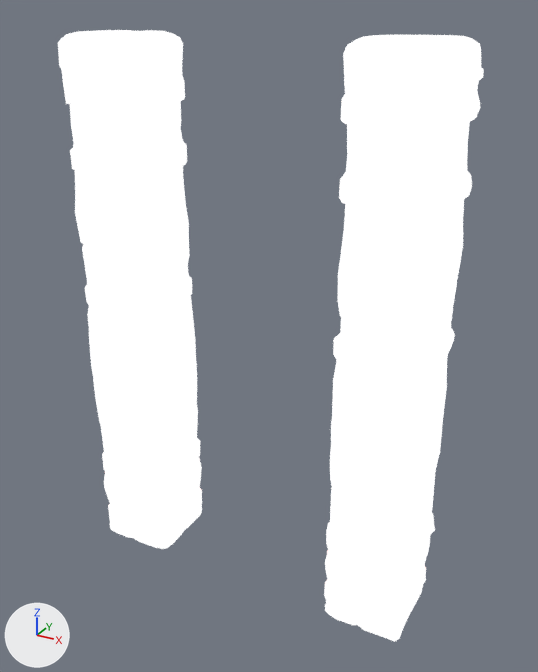
Two versions of the glTF model hellforge/assets/kit/modules/kit-pillar.glb, one commit apart.
One viewpoint serves both versions: a 50 mm lens placed at (1.15, -2.0, 1.01), pointed at (0.04, 0.02, 0.0). Arrows for +X, +Y and +Z are at lower left; the lights stay in place. The older version comes first.

Script lines for the objects in view, before the commit:
```python
mat_material_0 = bpy.data.materials.new('Material_0')
mat_material_0.use_nodes = True; mat_material_0.node_tree.nodes.clear()
_N = mat_material_0.node_tree.nodes; _L = mat_material_0.node_tree.links
n0 = _N.new('ShaderNodeBsdfPrincipled'); n0.name = 'Principled BSDF'
n0.inputs[28].default_value = 1.0  # 'Emission Strength'
n1 = _N.new('ShaderNodeOutputMaterial'); n1.name = 'Material Output'
n2 = _N.new('ShaderNodeTexImage'); n2.name = 'Image Texture'
n2.image = img_image_0
n3 = _N.new('ShaderNodeSeparateColor'); n3.name = 'Separate Color'
n4 = _N.new('ShaderNodeTexImage'); n4.name = 'Image Texture.001'
n4.image = img_image_1
n5 = _N.new('ShaderNodeNormalMap'); n5.name = 'Normal Map'
n5.uv_map = 'UVMap'
n6 = _N.new('ShaderNodeTexImage'); n6.name = 'Image Texture.002'
n6.image = img_image_2
_L.new(n0.outputs[0], n1.inputs[0])  # 'BSDF' to 'Surface'
_L.new(n2.outputs[0], n0.inputs[0])  # 'Color' to 'Base Color'
_L.new(n3.outputs[2], n0.inputs[1])  # 'Blue' to 'Metallic'
_L.new(n3.outputs[1], n0.inputs[2])  # 'Green' to 'Roughness'
_L.new(n4.outputs[0], n3.inputs[0])  # 'Color' to 'Color'
_L.new(n5.outputs[0], n0.inputs[5])  # 'Normal' to 'Normal'
_L.new(n6.outputs[0], n5.inputs[1])  # 'Color' to 'Color'
me_mesh_0 = bpy.data.meshes.new('Mesh_0')
me_mesh_0.from_pydata(...)  # 3496 vertices, 6984 faces; spans x -0.65..0.65, y -0.17..0.17, z -0.95..0.95
me_mesh_0.materials.append(mat_material_0)
ob_mesh_0 = bpy.data.objects.new('Mesh_0', me_mesh_0)
ob_mesh_0.location = (0.0, 0.0, 0.0)
```
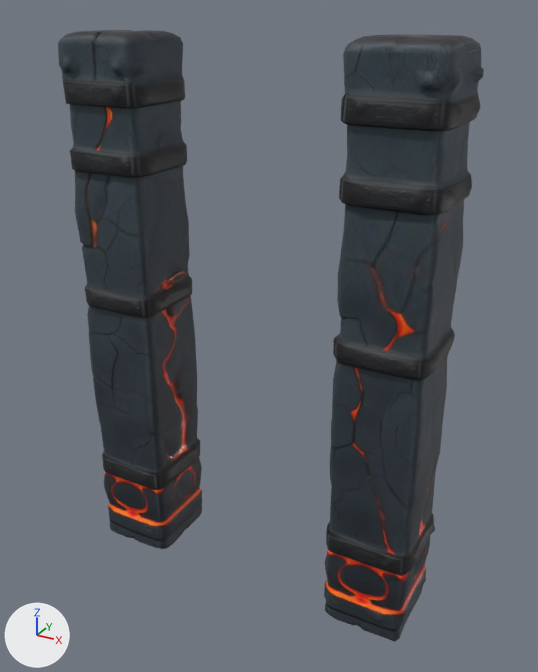
Changed parts and their boxes [x1, y1, x2, y2] in the pictures (538 x 672 px):
'Mesh_0', surface changed (darker): [58, 30, 484, 642] in both

Edits to the bpy script that builds the scene:
```text
Change mat_material_0:
    where n0 = _N.new('ShaderNodeBsdfPrincipled'); n0.name = 'Principled BSDF'
    remove n0.inputs[28].default_value = 1.0  # 'Emission Strength'
```
